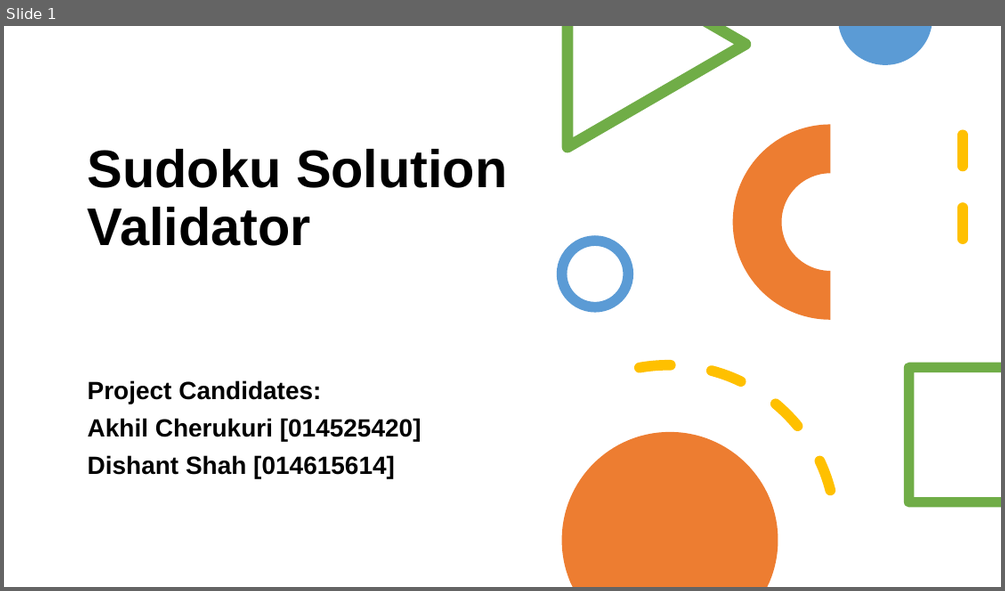
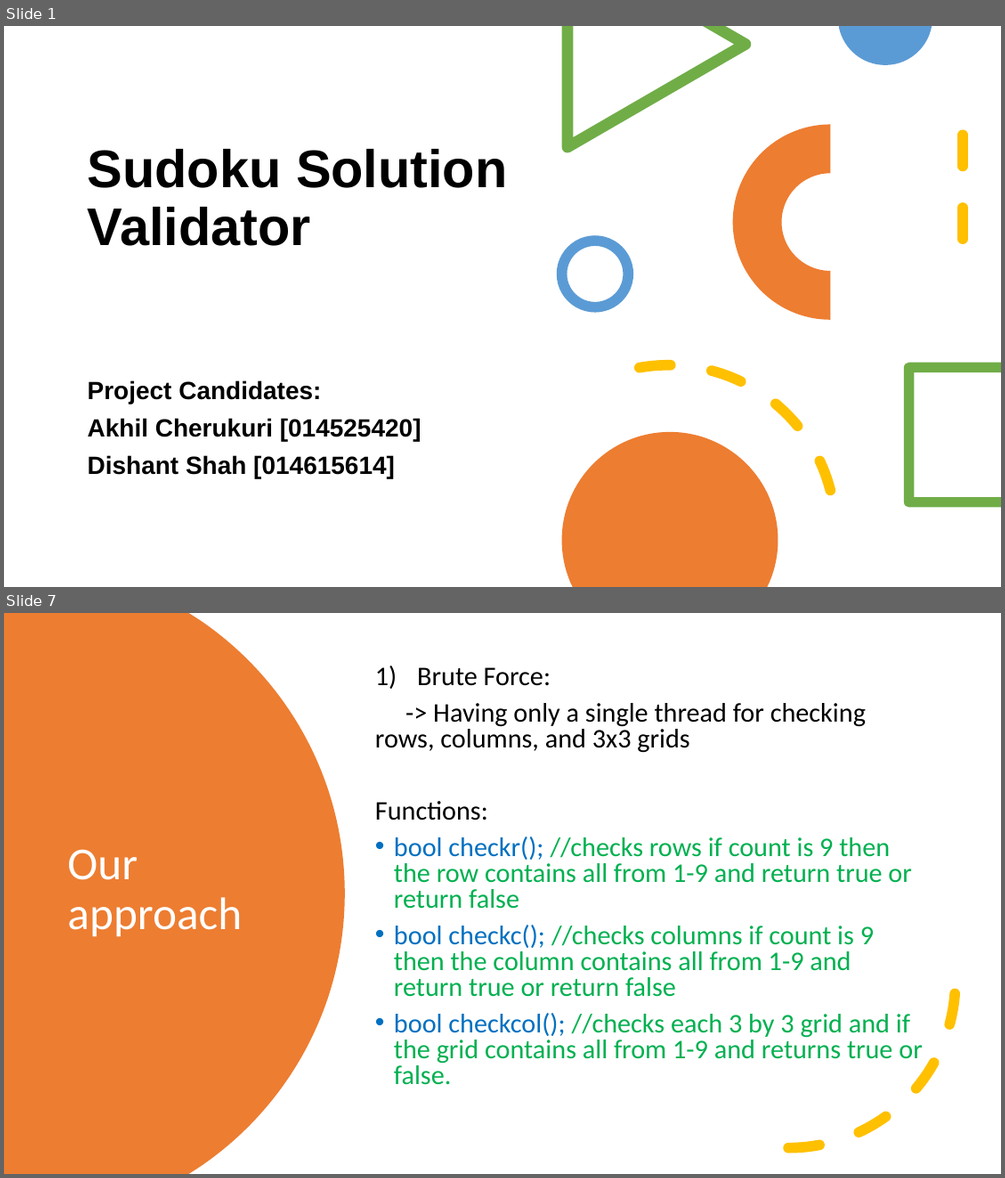
Before and after one commit to akhilcherukuri/Operating-Systems-Design, a slide deck: 180C Project Presentation - Group12.pptx. Shown one above the other, each under a label of ours: slide 1 before the commit, slides 1 and 7 after it; the slides between them are not shown. The pictures are 1005x591 and 1005x1178 pixels, drawn with LibreOffice and Linux fonts; fonts in the diff are those of the drawing. Boxes give left, top, right and bottom in pixels: in the first picture for what was removed or moved away, otherwise in the second. Text is boxed around its words. In the diff, an @@ line names an element or a change of style, - is before the commit and + after.

Commit message:
changes to pptx

```diff
--- a/180C Project Presentation - Group12.pptx
+++ b/180C Project Presentation - Group12.pptx
@@ slide 7 added at [4,613,1001,1174], background #FFFFFF @@
@@ freeform shape added at [4,613,345,1174], fill #ED7D31 @@
@@ text added at [375,667,922,1085], 25.9 pt, text #00B050 @@
+1) Brute Force:
+-> Having only a single thread for checking rows, columns, and 3x3 grids
+Functions:
+• bool checkr(); //checks rows if count is 9 then the row contains all from 1-9 and return true or return false
+• bool checkc(); //checks columns if count is 9 then the column contains all from 1-9 and return true or return false
+• bool checkcol(); //checks each 3 by 3 grid and if the grid contains all from 1-9 and returns true or false.
@@ arc (boxed as its full ellipse) added at [622,814,956,1149], outline #FFC000 10 pt dashed @@
@@ title added at [67,849,242,937], 44 pt, text #FFFFFF @@
+Our approach
```
Also in this commit, not shown: 9 other slides added, 1 slide removed, 1 other file.
